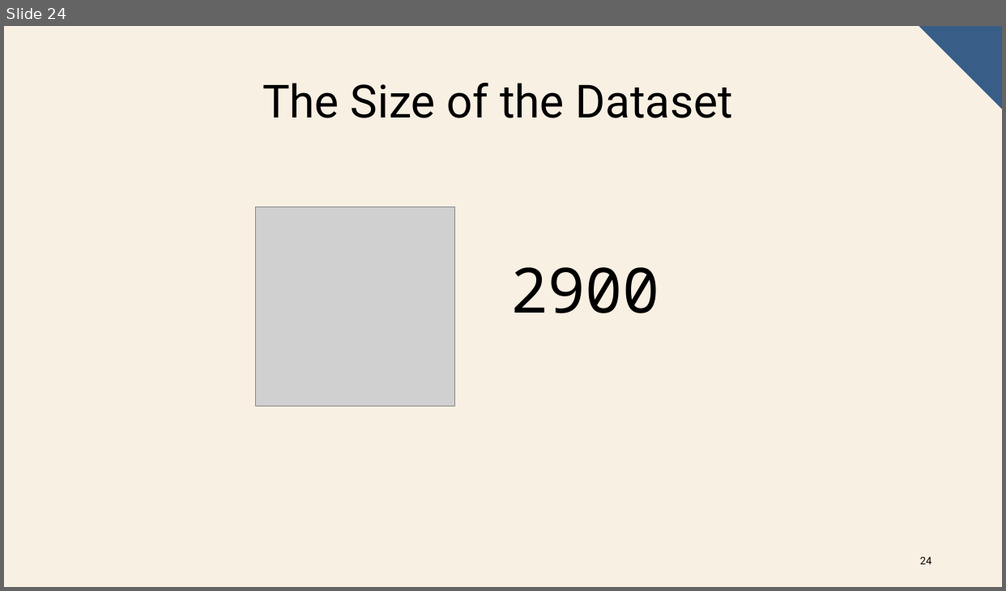
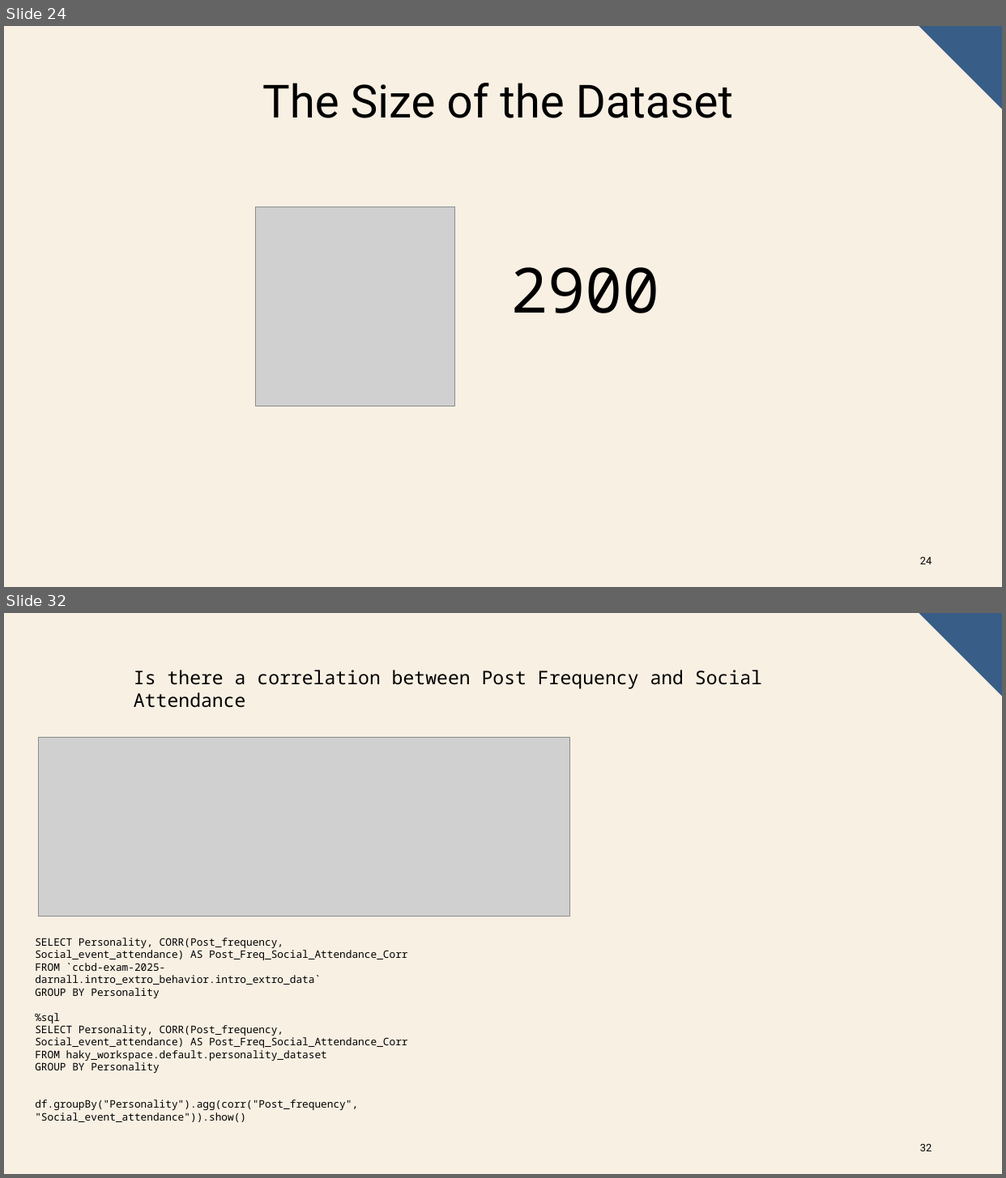
Before and after one commit to AndrewDarnall/Intro-Extro-Scope, a slide deck: docs/ccbd_project_presentation.pptx. Shown one above the other, each under a label of ours: slide 24 before the commit, slides 24 and 32 after it; the slides between them are not shown. The pictures are 1006x591 and 1006x1178 pixels, drawn with LibreOffice and Linux fonts; fonts in the diff are those of the drawing; grey boxes stand for pictures. Boxes give left, top, right and bottom in pixels: in the first picture for what was removed or moved away, otherwise in the second. Text is boxed around its words. In the diff, an @@ line names an element or a change of style, - is before the commit and + after.

```diff
--- a/docs/ccbd_project_presentation.pptx
+++ b/docs/ccbd_project_presentation.pptx
@@ slide 32 added at [4, 613, 1002, 1174], background #F8F0E3; not listed: 1 template element that a slide beside it also shows @@
@@ text added at [134, 670, 762, 689], 18 pt, text #000000 @@
+Is there a correlation between Post Frequency and Social Attendance
@@ picture added at [39, 738, 570, 916] @@
@@ text added at [35, 938, 408, 1122], 10 pt, text #000000 @@
+SELECT Personality, CORR(Post_frequency, Social_event_attendance) AS Post_Freq_Social_Attendance_Corr
+FROM `ccbd-exam-2025-darnall.intro_extro_behavior.intro_extro_data`
+GROUP BY Personality
+%sql
+SELECT Personality, CORR(Post_frequency, Social_event_attendance) AS Post_Freq_Social_Attendance_Corr
+FROM haky_workspace.default.personality_dataset
+GROUP BY Personality
+df.groupBy("Personality").agg(corr("Post_frequency", "Social_event_attendance")).show()
@@ page number added at [920, 1144, 931, 1152], 10 pt, text #000000 @@
+32
```
Also in this commit, not shown: 13 other slides added, 1 slide removed, 1 other file.
